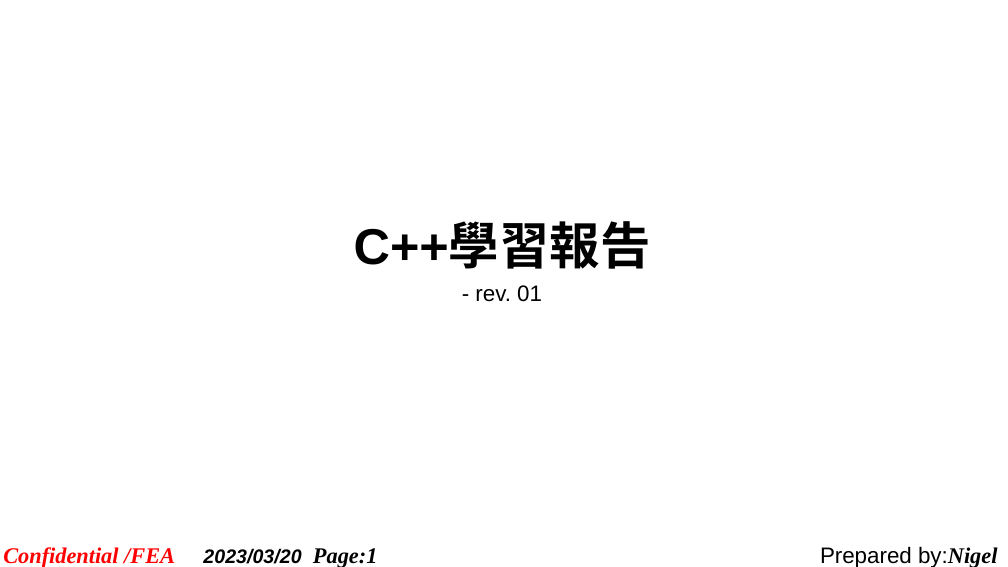
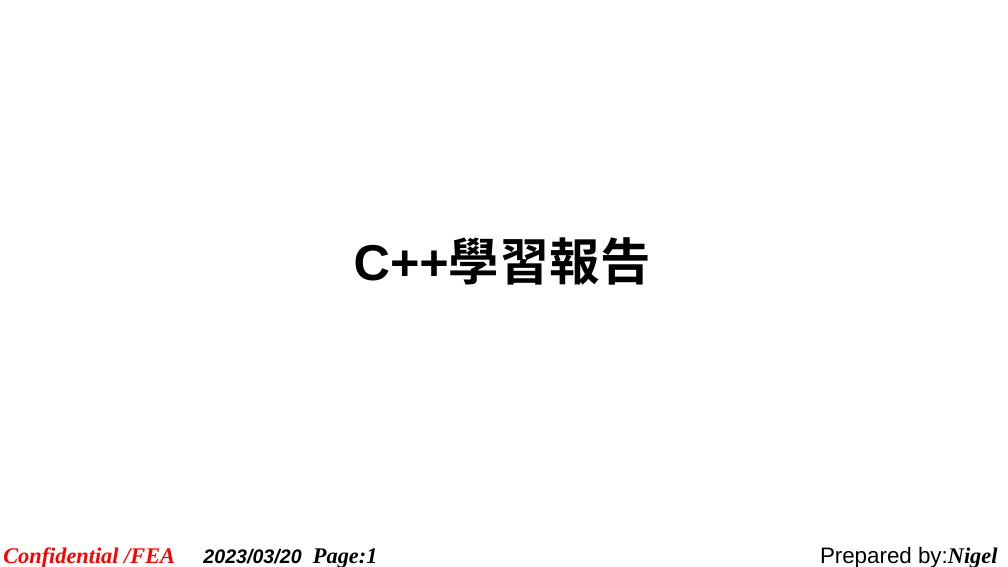
Before and after one commit to Shadow-ei/TEMP, a slide deck: slide 1 of 报告/C++學習報告_20230320.ppt. Drawn at 1008x567 pixels with LibreOffice and Linux fonts; fonts in the diff are those of the drawing; background and template pictures are left out. Boxes give left, top, right and bottom in pixels: in the first picture for what was removed or moved away, otherwise in the second. Text is boxed around its words. In the diff, an @@ line names an element or a change of style, - is before the commit and + after.

```diff
--- a/报告/C++學習報告_20230320.ppt
+++ b/报告/C++學習報告_20230320.ppt
@@ text at (354,240,651,285): text changed @@
-C++學習報告
-- rev. 01
+C++學習報告
```
Also in this commit, not shown: 8 slides added, 1 slide removed.
